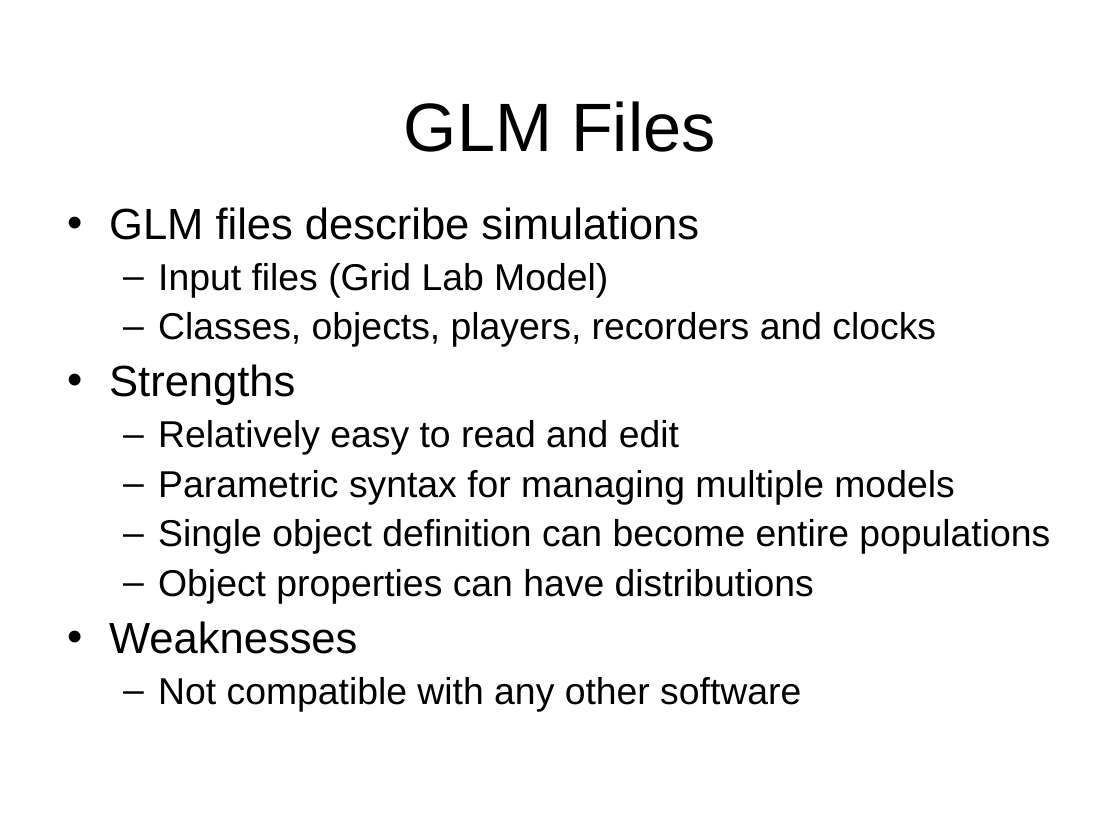
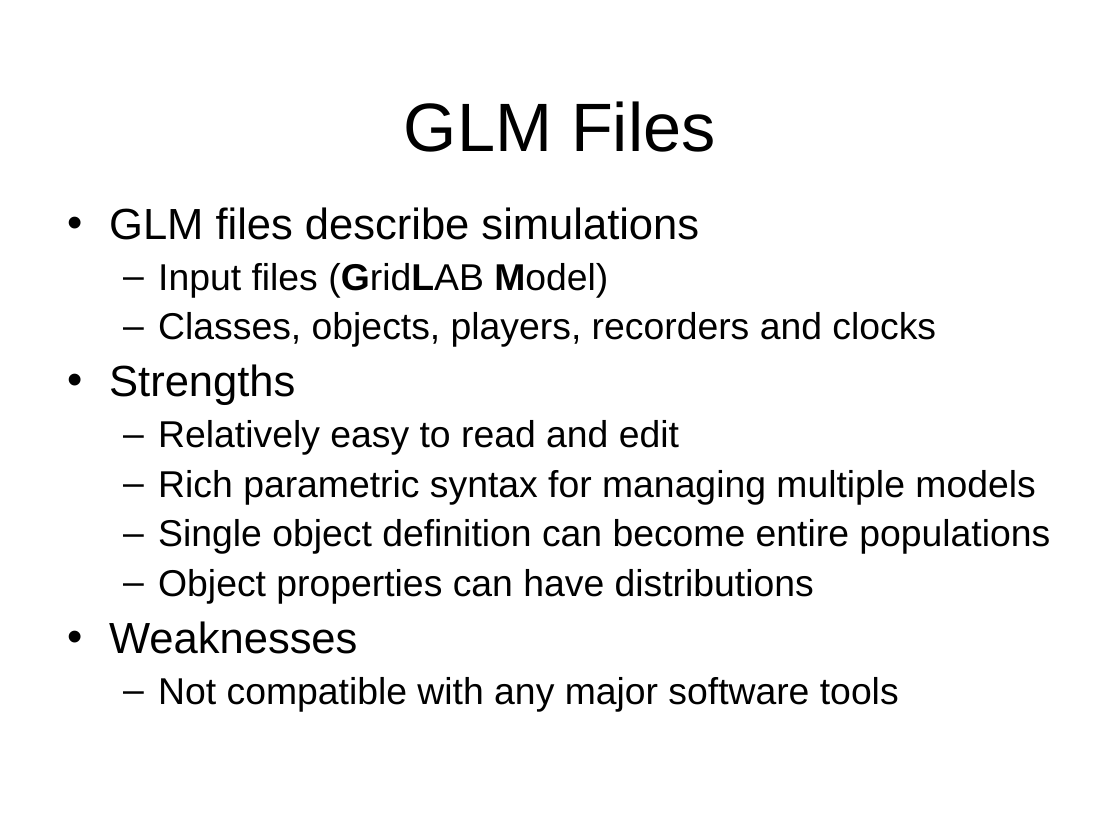
Before and after one commit to gridlab-d/course, a slide deck: slide 6 of 1.1 - What is GridLAB-D.pps. Drawn at 1120x840 pixels with LibreOffice and Linux fonts; fonts in the diff are those of the drawing; background and template pictures are left out. Boxes give left, top, right and bottom in pixels: in the first picture for what was removed or moved away, otherwise in the second. Text is boxed around its words. In the diff, an @@ line names an element or a change of style, - is before the commit and + after.

```diff
--- a/1.1 - What is GridLAB-D.pps
+++ b/1.1 - What is GridLAB-D.pps
@@ text at (158,263,608,297): text changed @@
-  – Input files (Grid Lab Model)
+  – Input files (GridLAB Model)
@@ text at (158,470,1035,504): text changed @@
-  – Parametric syntax for managing multiple models
+  – Rich parametric syntax for managing multiple models
@@ text at (158,677,899,711): text changed @@
-  – Not compatible with any other software
+  – Not compatible with any major software tools
```
Also in this commit, not shown: 13 other slides changed, 1 slide added, 1 slide removed, 4 other files.
